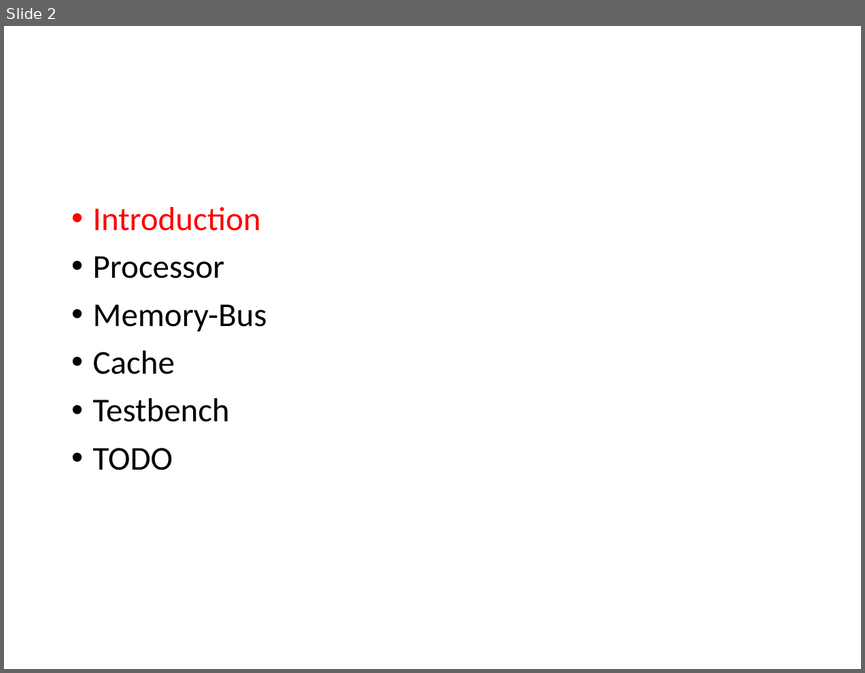
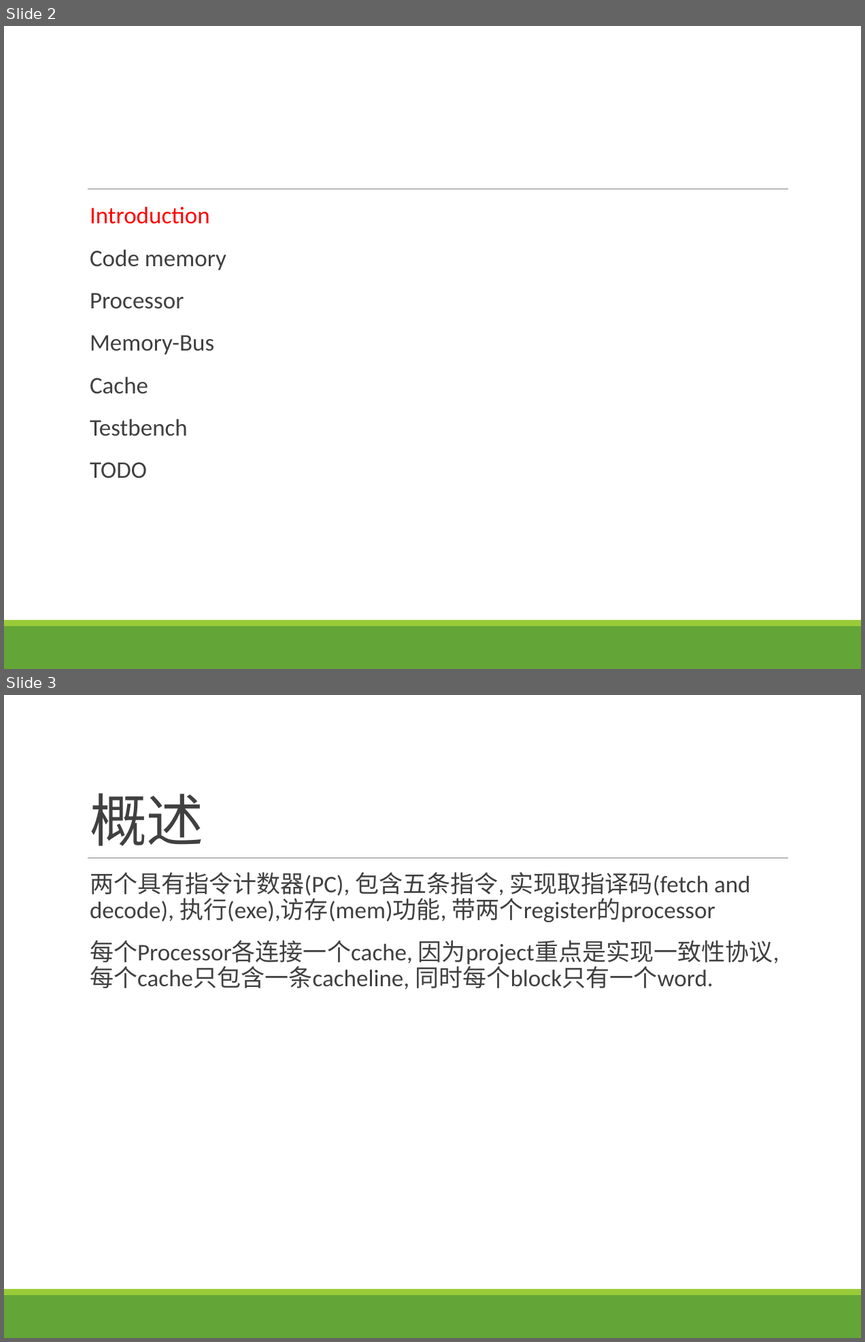
Before and after one commit to Alaya-in-Matrix/fudanCourseProjectParallelYu, a slide deck: cachePresentation.pptx. Shown one above the other, each under a label of ours: slide 2 before the commit, slides 2 and 3 after it. The pictures are 865x673 and 865x1342 pixels, drawn with LibreOffice and Linux fonts; fonts in the diff are those of the drawing. Boxes give left, top, right and bottom in pixels: in the first picture for what was removed or moved away, otherwise in the second. Text is boxed around its words. In the diff, an @@ line names an element or a change of style, - is before the commit and + after.

```diff
--- a/cachePresentation.pptx
+++ b/cachePresentation.pptx
@@ slide 3 added at bbox=[4, 695, 861, 1338], background #FFFFFF; not listed: 3 template elements that a slide beside it also shows @@
@@ title added at bbox=[90, 793, 203, 846], 48 pt, text #404040 @@
+概述
@@ text added at bbox=[90, 872, 779, 989], 20 pt, text #404040 @@
+  两个具有指令计数器(PC), 包含五条指令, 实现取指译码(fetch and decode), 执行(exe),访存(mem)功能, 带两个register的processor
+  每个Processor各连接一个cache, 因为project重点是实现一致性协议, 每个cache只包含一条cacheline, 同时每个block只有一个word.
@@ slide 2 changed as well @@
@@ line added from (88, 189) to (788, 189), #808080 0.5 pt @@
@@ text at bbox=[90, 206, 214, 478]: size 28 to 20 pt in "Introduction", "Processor", "Memory-Bus", "Cache" and 2 more places; text colour #000000 to #404040 in "Processor", "Memory-Bus", "Cache", "Testbench" and 1 more places; bullet • to  ; more space between paragraphs @@
@@ text at bbox=[90, 249, 226, 270]: paragraph added @@
+  Code memory
@@ rectangle added at bbox=[4, 626, 861, 669], fill #63A537 @@
@@ rectangle added at bbox=[4, 620, 861, 626], fill #99CB38 @@
```
Also in this commit, not shown: 2 other slides changed, 39 other slides added, 3 slides removed, 17 other files.
